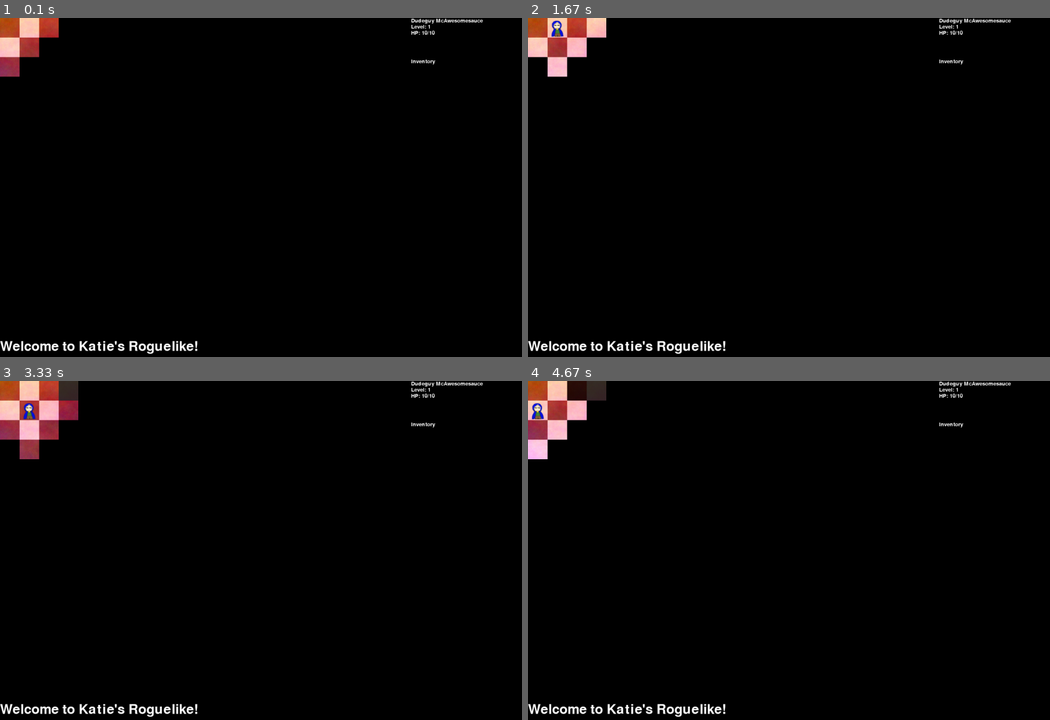
Above: before the commit, frames 1-4 (two rows, left to right).
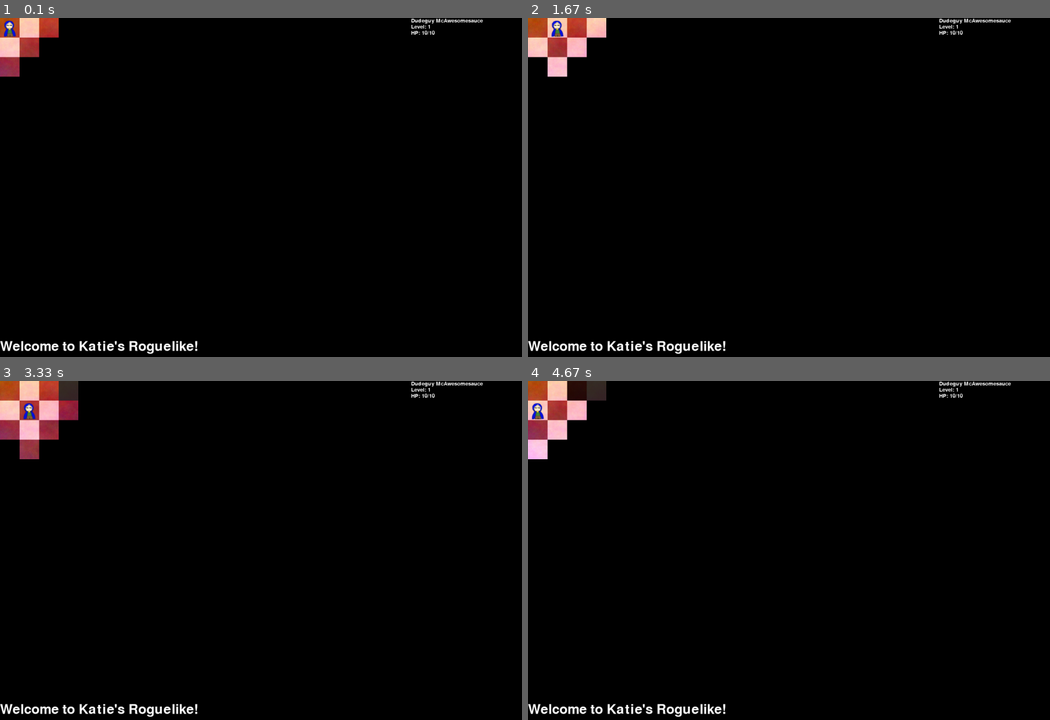
Above: after the commit, the same moments.

Repository: kcunning/Katie-s-Rougish-PyGame
Game: pygame game, started from main.py
Same seed, same stepped clock (60 frames per second), same inputs: the game is played once before the commit and once after it. The source is Python 2; it was converted automatically to run under Python 3.
Inputs:
- Up to frame 1 (0.1 s): no input
- Up to frame 2 (1.67 s): hold Right 0.33-0.8 s; hold Right from 1.22 s (still down)
- Up to frame 3 (3.33 s): release Right at 1.68 s; hold Left 1.72-2.32 s; hold Down 2.35-3.12 s; hold Left from 3.15 s (still down)
- Up to frame 4 (4.67 s): release Left at 4.03 s; hold Up from 4.07 s (still down)

The runs differ from the first frame. In frame 1, 0.1% of the frame differs, in the area x 0-84%, y 0-14%; in frame 2, less than 0.1%; in frame 3, less than 0.1%; in frame 4, less than 0.1%.

Commit message:
Well, that might have been embarrassing.

Diff:
--- a/roguey/classes/game.py
+++ b/roguey/classes/game.py
@@ -35,13 +35,8 @@
         self.map.clear_block(self.map.player)
         self.map.set_current_position(self.map.player)
 
-        self.screen.draw_walls(self.map.walls)
-        self.screen.draw_stats(player_stats=self.player_stats)
-        self.screen.draw_treasure(self.map.treasure)
-        self.screen.draw_monsters(self.map)
-        self.screen.draw_darkness(self.map)
-        self.screen.draw_inventory(self.inventory)
-        self.screen.draw_stats(player_stats=self.player_stats)
+        self.screen.draw_screen_layers(player_stats=self.player_stats, map=self.map)
+
         self.run()
 
     def add_treasure(self, treasure):
